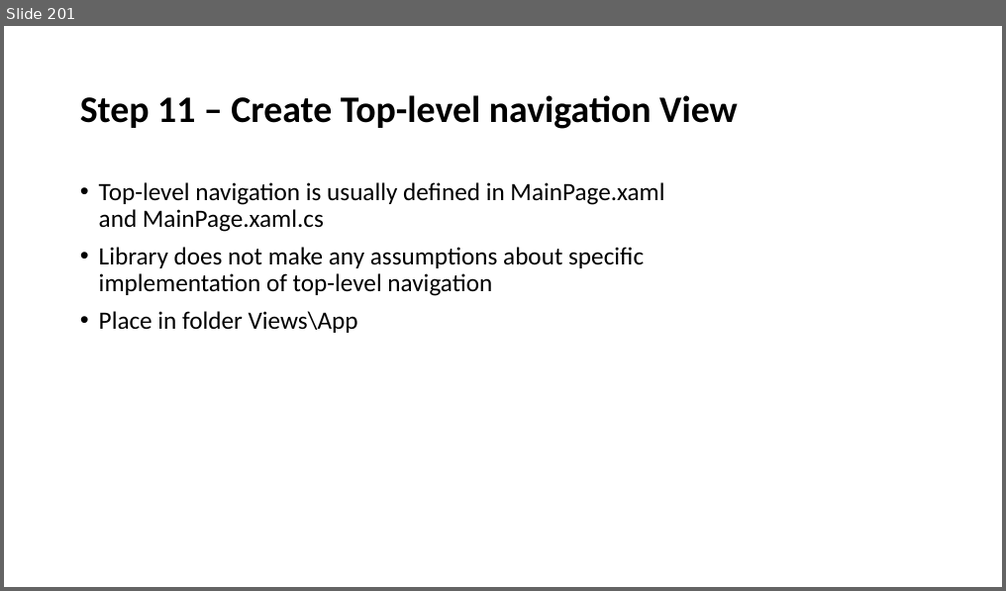
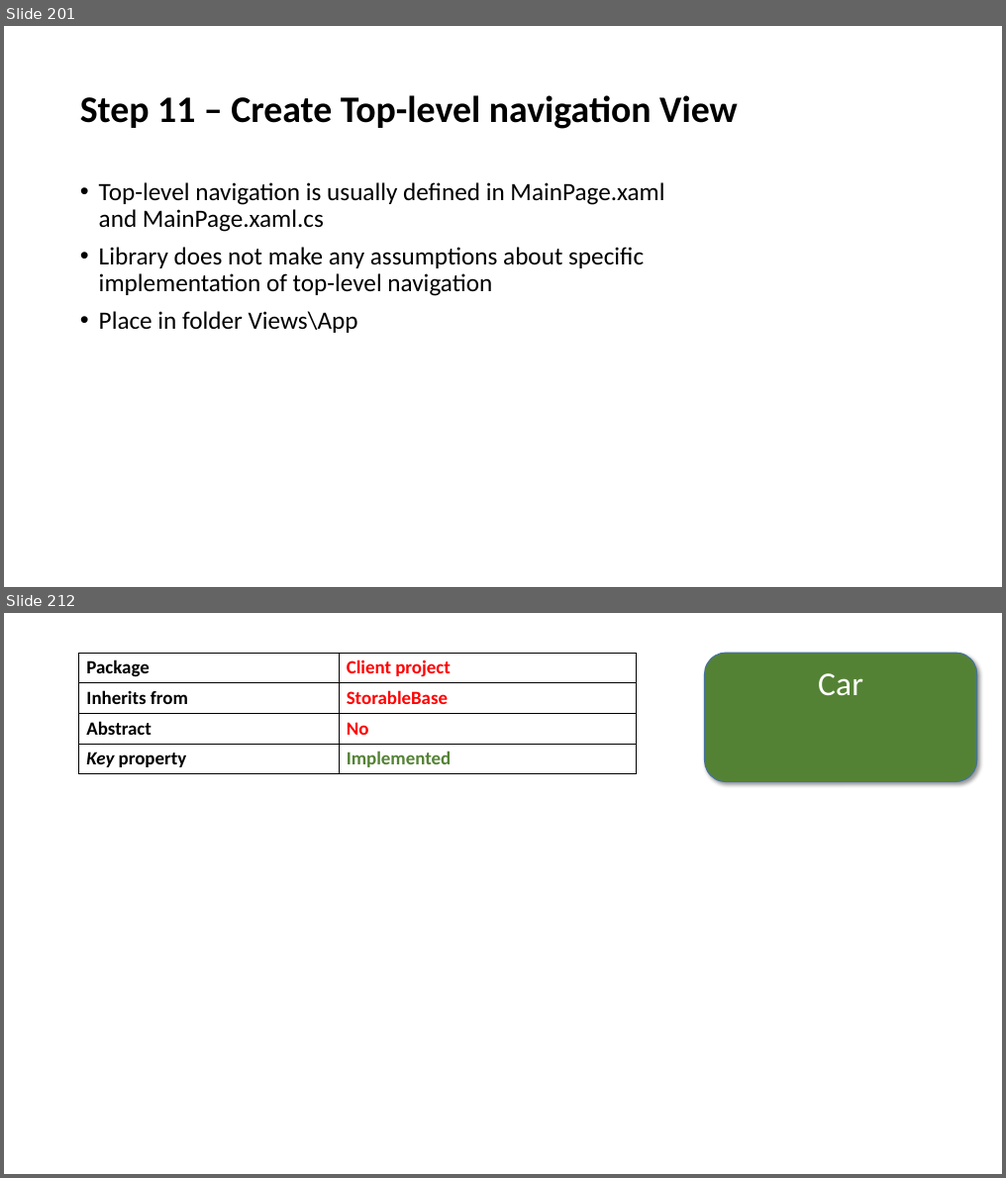
Before and after one commit to perl-easj/Teaching-materials, a slide deck: MVVMStarterDocumentation/MVVMStarter Class Library.pptx. Shown one above the other, each under a label of ours: slide 201 before the commit, slides 201 and 212 after it; the slides between them are not shown. The pictures are 1006x591 and 1006x1178 pixels, drawn with LibreOffice and Linux fonts; fonts in the diff are those of the drawing. Boxes give left, top, right and bottom in pixels: in the first picture for what was removed or moved away, otherwise in the second. Text is boxed around its words. In the diff, an @@ line names an element or a change of style, - is before the commit and + after.

```diff
--- a/MVVMStarterDocumentation/MVVMStarter Class Library.pptx
+++ b/MVVMStarterDocumentation/MVVMStarter Class Library.pptx
@@ slide 212 added at box(4, 613, 1002, 1174), background #FFFFFF @@
@@ table added at box(79, 653, 636, 774), 4 rows, 2 columns @@
+Package | Client project
+Inherits from | StorableBase
+Abstract | No
+Key property | Implemented
@@ rounded rectangle added at box(705, 653, 977, 782), fill #548235, outline #43739E 1 pt, 32 pt, text #FFFFFF @@
+Car
```
Also in this commit, not shown: 1 slide changed, 23 other slides added, 1 other file.
